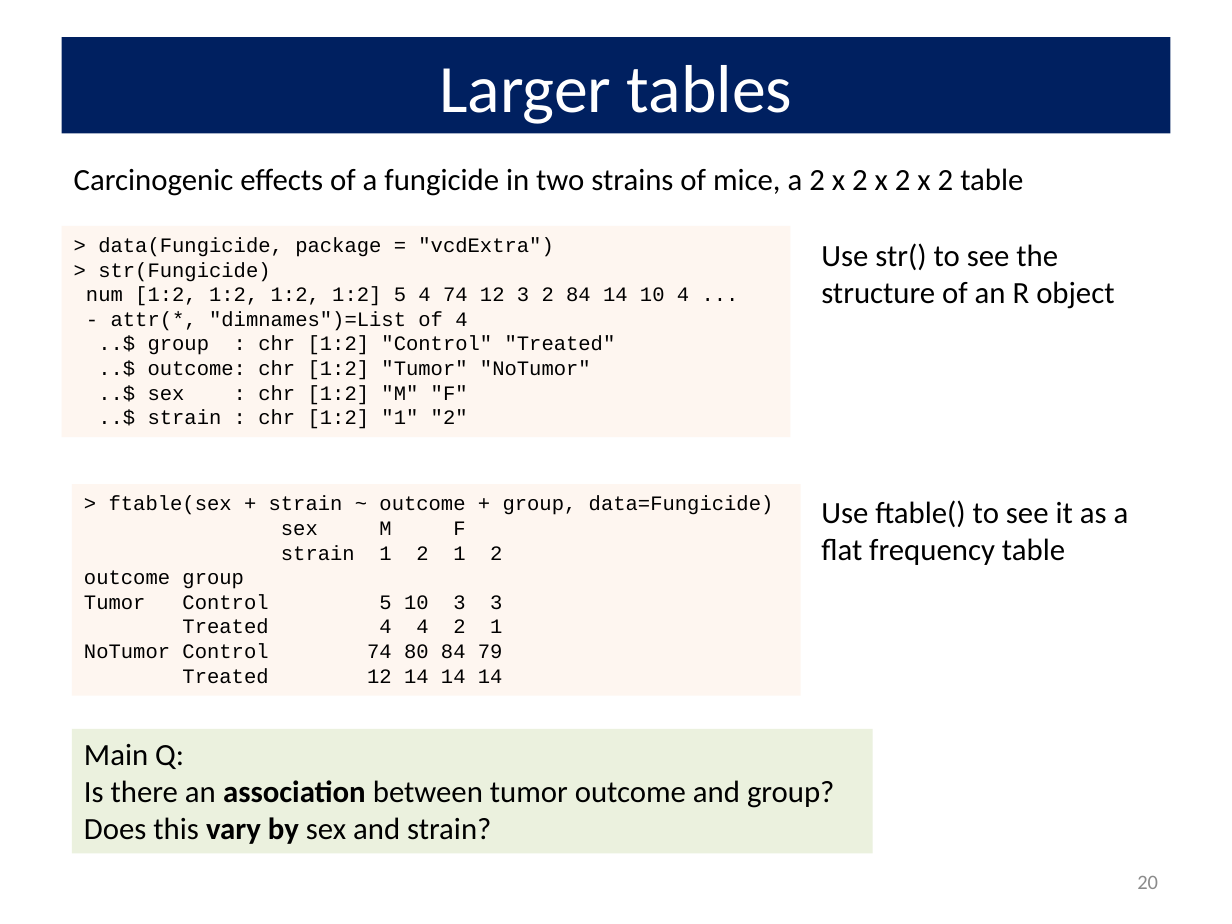
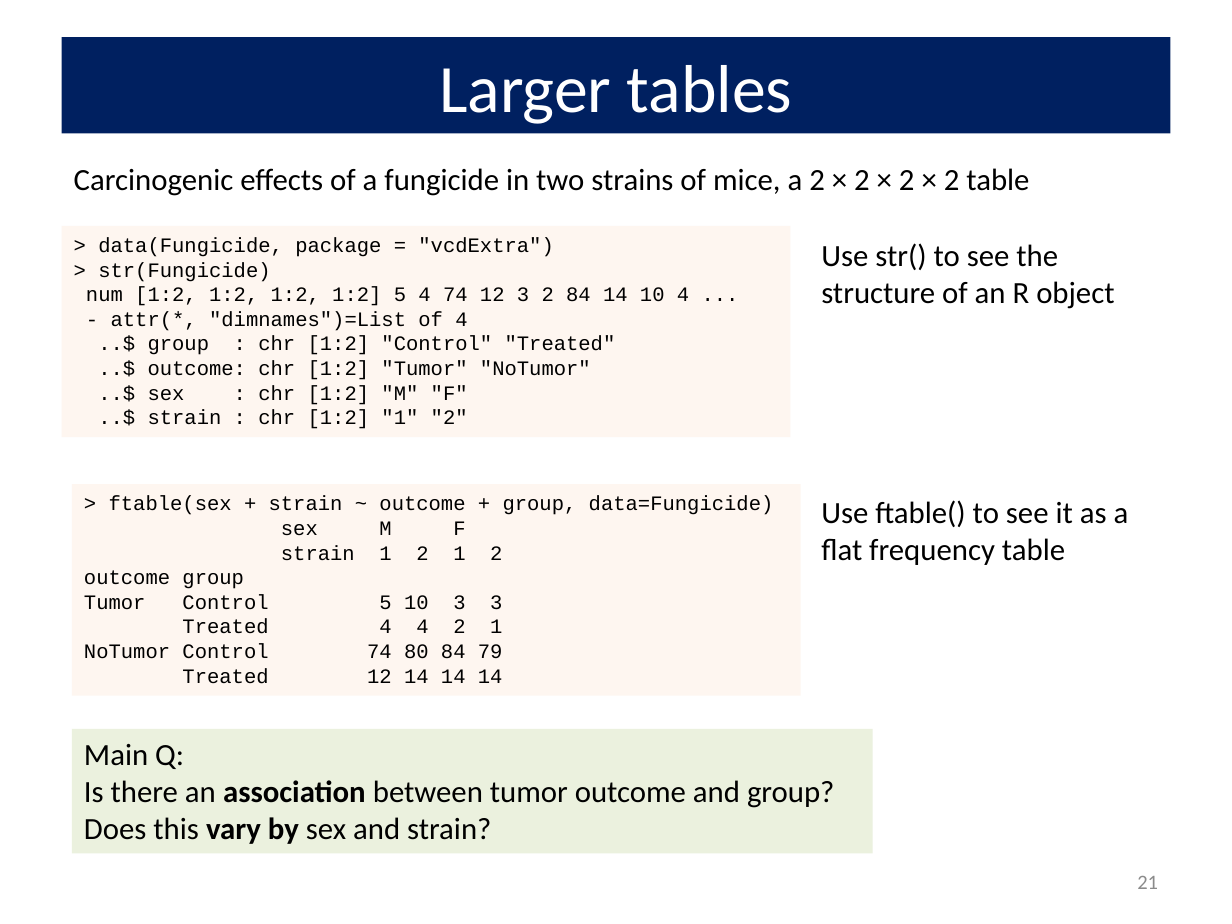
Before and after one commit to friendly/psy6136, a slide deck: slide 21 of lectures/01-Overview.pptx (slide 20 before the commit). Drawn at 1232x924 pixels with LibreOffice and Linux fonts; fonts in the diff are those of the drawing. Boxes give left, top, right and bottom in pixels: in the first picture for what was removed or moved away, otherwise in the second. Text is boxed around its words. In the diff, an @@ line names an element or a change of style, - is before the commit and + after.

Commit message:
edit lecture/01-Overview

```diff
--- a/lectures/01-Overview.pptx
+++ b/lectures/01-Overview.pptx
@@ text at (x1=74, y1=168, x2=1029, y2=196): text changed @@
-Carcinogenic effects of a fungicide in two strains of mice, a 2 x 2 x 2 x 2 table
+Carcinogenic effects of a fungicide in two strains of mice, a 2 × 2 × 2 × 2 table
@@ page number at (x1=1137, y1=876, x2=1158, y2=889): text changed @@
-20
+21
```
Also in this commit, not shown: 9 other slides changed, 1 slide added.
